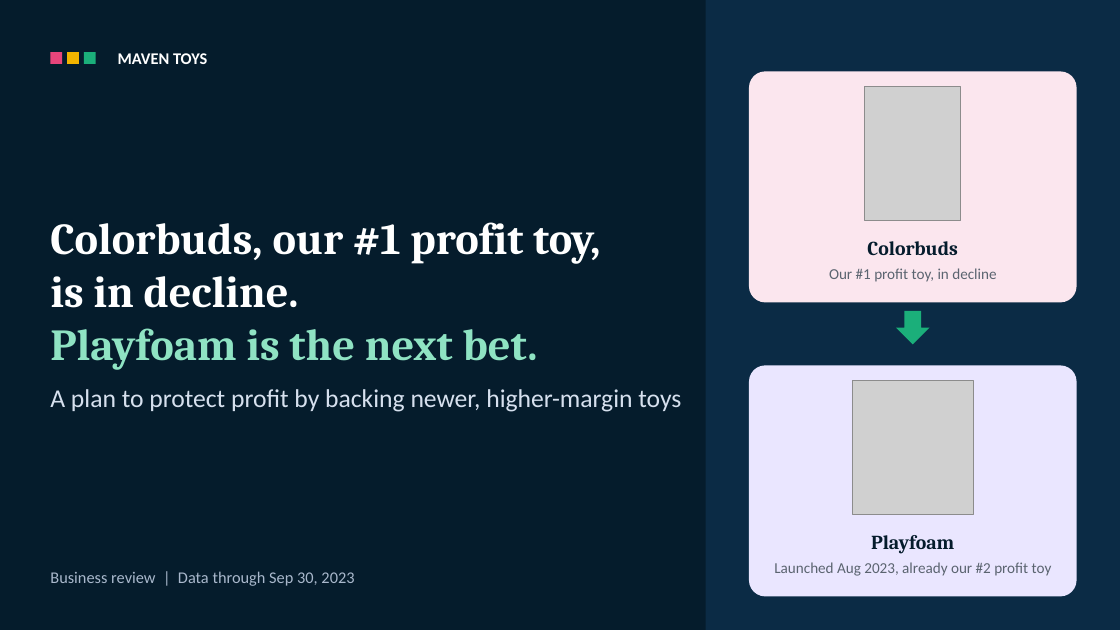
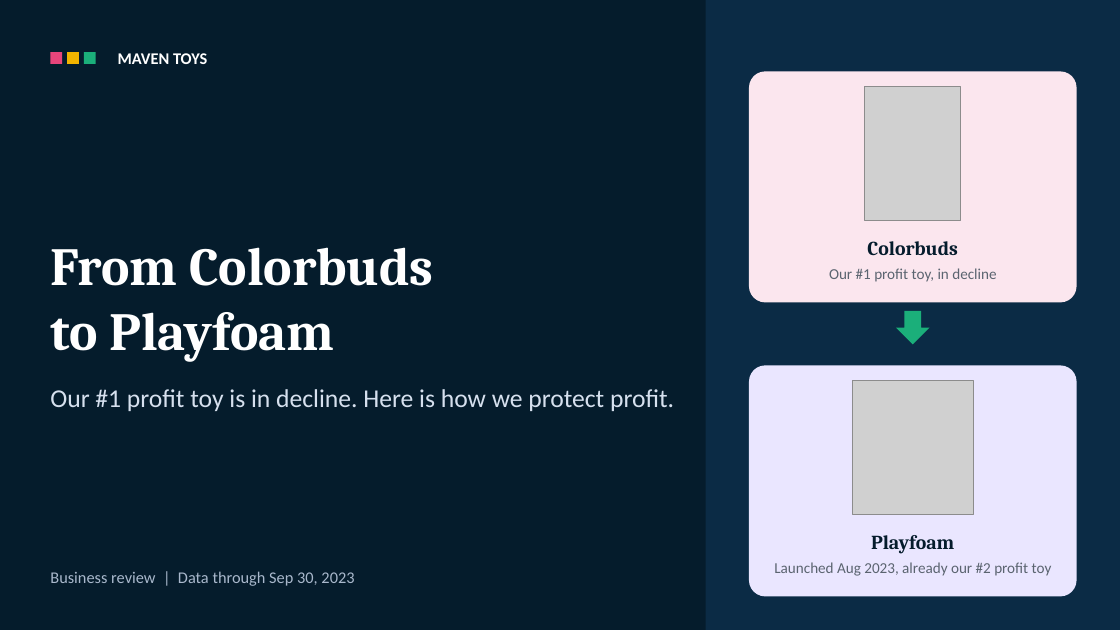
Before and after one commit to surajko9000/maven-toys-ai-analytics, a slide deck: slide 1 of site/deck/Colorbuds_to_Playfoam.pptx. Drawn at 1120x630 pixels with LibreOffice and Linux fonts; fonts in the diff are those of the drawing; grey boxes stand for pictures. Boxes give left, top, right and bottom in pixels: in the first picture for what was removed or moved away, otherwise in the second. Text is boxed around its words. In the diff, an @@ line names an element or a change of style, - is before the commit and + after.

```diff
--- a/site/deck/Colorbuds_to_Playfoam.pptx
+++ b/site/deck/Colorbuds_to_Playfoam.pptx
@@ text at (x1=50, y1=247, x2=433, y2=362): text changed; size 38 to 46 pt @@
-Colorbuds, our #1 profit toy,
-is in decline.
-Playfoam is the next bet.
+From Colorbuds
+to Playfoam
@@ text at (x1=50, y1=389, x2=674, y2=411): text changed @@
-A plan to protect profit by backing newer, higher-margin toys
+Our #1 profit toy is in decline. Here is how we protect profit.
```
Also in this commit, not shown: 3 other files.
